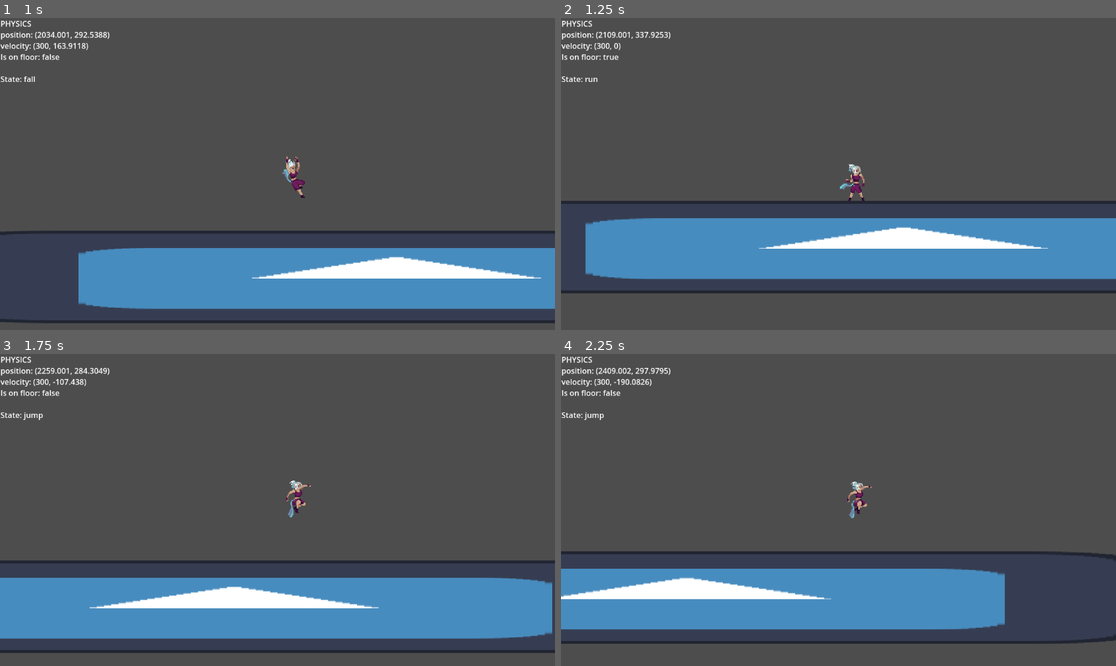
Above: before the commit, frames 1-4 (two rows, left to right).
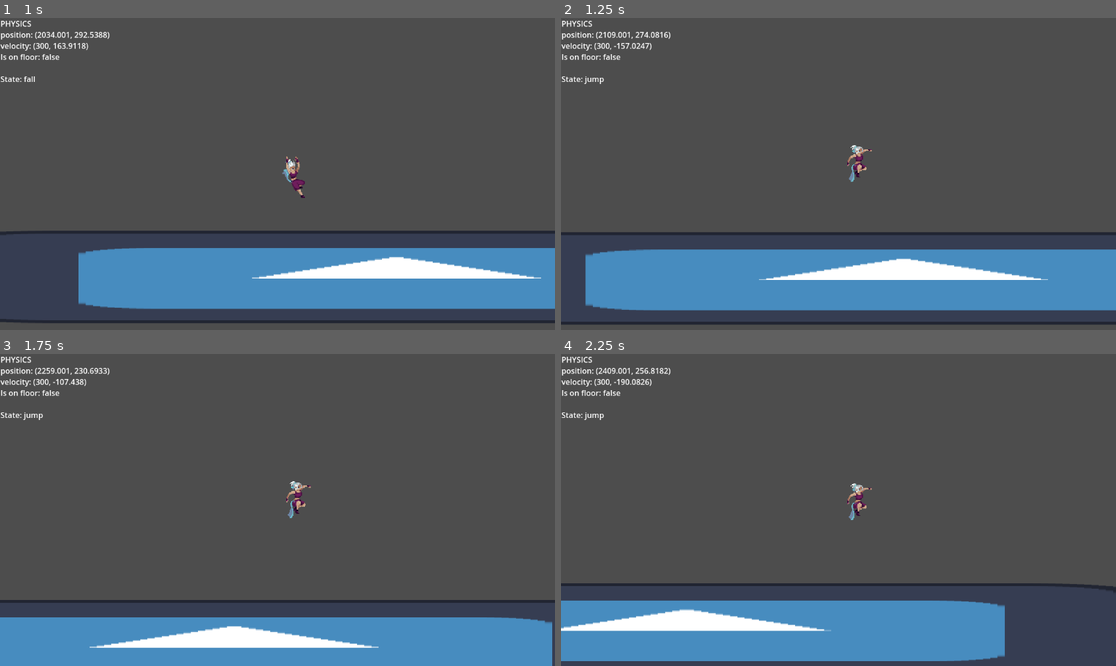
Above: after the commit, the same moments.

Repository: Hugo-Carbiener/Godot-project
Game: Godot game, scene res://scenes/main-scene.tscn
The game is run twice, just before and just after one commit, with the same random seed, the same clock (stepped at 60 frames per second) and the same inputs. The engine's default icon, where the game draws it, is replaced by a stand-in: a white triangle on a blue panel in a dark square.
Inputs:
- Up to frame 1 (1 s): tap Space (jump) at 0.6, 0.77 s
- Up to frame 2 (1.25 s): tap Space (jump) at 1.07 s
- Up to frame 3 (1.75 s): tap Shift (slide) at 1.35 s; tap Space (jump) at 1.52, 1.55 s
- Up to frame 4 (2.25 s): tap Space (jump) at 1.82, 2.1 s

Frame 1 is identical in both runs. In frame 2, 24% of the frame differs, in the area x 0-100%, y 4-99%; in frame 3, 24%; in frame 4, 20%.

Commit message:
Added coyote time

Diff:
--- a/assets/scritps/PlayerPhysicsManager.gd
+++ b/assets/scritps/PlayerPhysicsManager.gd
@@ -1,4 +1,21 @@
 extends CharacterBody2D
 
+@onready var stateMachine = $"../StateMachine"
+
+var was_on_floor : bool = false
+var coyote_time_start : float = 0
+
 func _physics_process(delta: float) -> void:
+	check_coyote_time()
+
+	was_on_floor = is_on_floor()
 	move_and_slide()
+
+func check_coyote_time() :
+	if (was_on_floor == true
+	and is_on_floor() == false
+	and stateMachine.current_state is not PlayerJump):
+		register_coyote_time_start()
+
+func register_coyote_time_start():
+	coyote_time_start = Time.get_unix_time_from_system()
--- a/assets/scritps/statemachine/states/PlayerJump.gd
+++ b/assets/scritps/statemachine/states/PlayerJump.gd
@@ -4,9 +4,12 @@
 @export var jump_height : float
 @export var jump_ascension_duration : float
 # the duration the player needs to hold the key for to make a full jump
+@export_group("Variable jump")
 @export var variable_jump_input_max_duration : float
 # when not doing a full jump, the vertical velocity is mulitplied by the input duration ratio. This variable bounds it from below
 @export var variable_jump_min_velocity_multiplier : float
+@export_group("Coyote time")
+@export var coyote_time_duration : float
 
 @onready var jump_velocity : float = (2.0 * jump_height) / jump_ascension_duration * -1
 @onready var jump_gravity : float = (-2.0 * jump_height) / pow(jump_ascension_duration, 2) * -1
@@ -17,7 +20,7 @@
 	return jump_gravity
 
 func can_enter() -> bool:
-	return super() and player_physics_body.is_on_floor()
+	return super() and (player_physics_body.is_on_floor() or is_coyote_time_valid)
 
 func enter():
 	super()
@@ -40,3 +43,6 @@
 
 	if 	player_physics_body.velocity.y == 0 and player_physics_body.is_on_floor():
 		state_machine.transition_to("run")
+
+func is_coyote_time_valid(coyote_time_start_timestamp: float) -> bool:
+	return Time.get_unix_time_from_system() - coyote_time_start_timestamp <= coyote_time_duration
--- a/assets/scritps/statemachine/states/PlayerRun.gd
+++ b/assets/scritps/statemachine/states/PlayerRun.gd
@@ -4,10 +4,18 @@
 @export var move_speed: = 40
 @export var move_direction: = 1
 
+# if the player was on the floor during the previous frame
+var was_on_floor : bool
+var coyote_time_time : float = 0
+
+func can_enter() -> bool:
+	return super() and player_physics_body.is_on_floor()
+
 func enter():
 	super()
 	player_physics_body.velocity.x = move_speed * move_direction
 
+
 func physics_update(delta: float):
 	if !player_physics_body.is_on_floor():
 		state_machine.transition_to("fall")
--- a/scenes/main-scene.tscn
+++ b/scenes/main-scene.tscn
@@ -106,6 +106,7 @@
 jump_ascension_duration = 0.55
 variable_jump_input_max_duration = 2.0
 variable_jump_min_velocity_multiplier = 0.5
+coyote_time_duration = 0.25
 sprite = ExtResource("9_5hn0m")
 
 [node name="Slide" type="Node" parent="Main character/StateMachine"]
